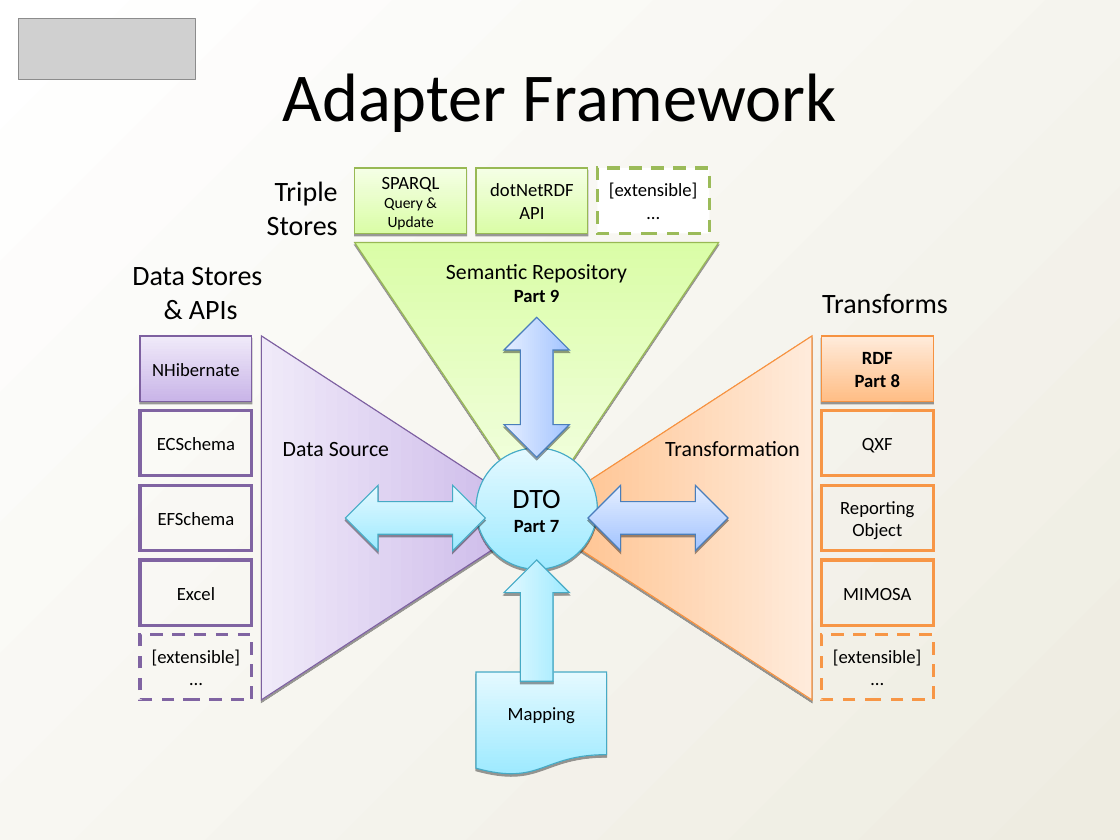
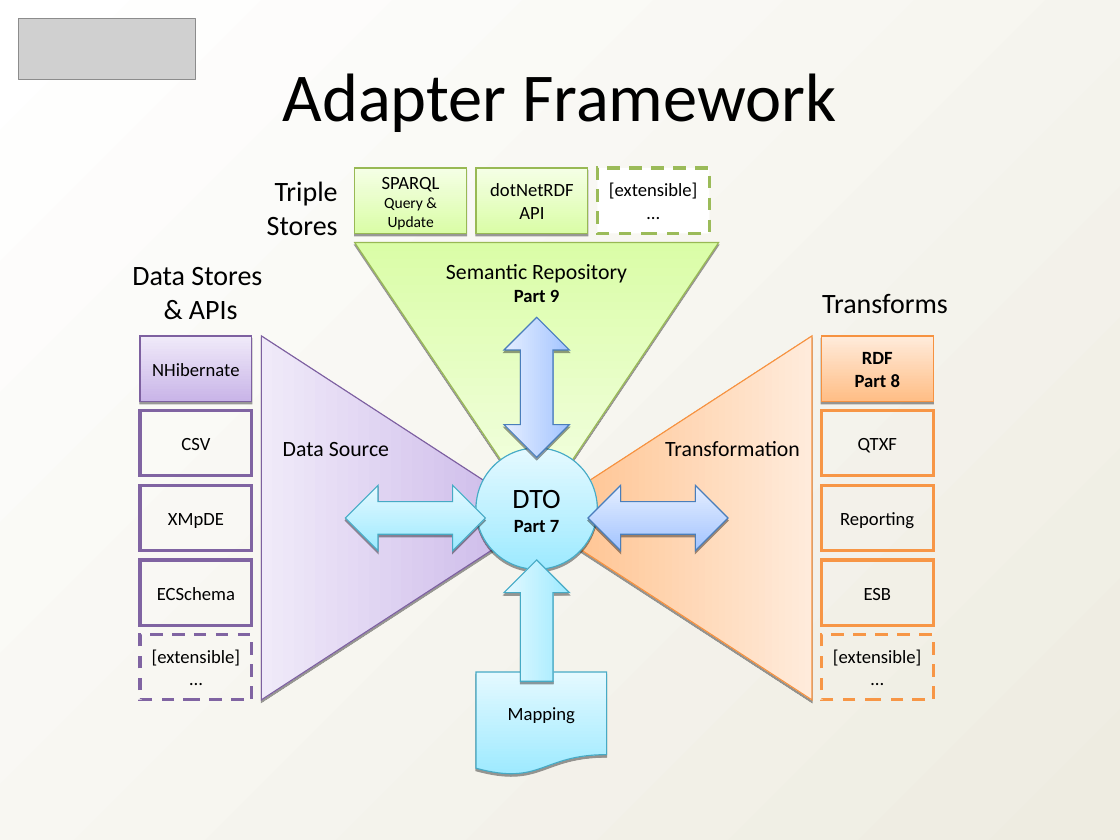
Before and after one commit to heyena/iring-tools, a slide deck: slide 10 of trunk/Documentation/iRINGTools_SDK_Overview_v1_3_0.ppt. Drawn at 1120x840 pixels with LibreOffice and Linux fonts; fonts in the diff are those of the drawing; grey boxes stand for pictures. Boxes give left, top, right and bottom in pixels: in the first picture for what was removed or moved away, otherwise in the second. Text is boxed around its words. In the diff, an @@ line names an element or a change of style, - is before the commit and + after.

```diff
--- a/trunk/Documentation/iRINGTools_SDK_Overview_v1_3_0.ppt
+++ b/trunk/Documentation/iRINGTools_SDK_Overview_v1_3_0.ppt
@@ text in rectangle at (181,438,210,450): text changed @@
-ECSchema
+CSV
@@ text in rectangle at (858,438,897,453): text changed @@
-QXF
+QTXF
@@ text in rectangle at (168,513,224,528): text changed @@
-EFSchema
+XMpDE
@@ text in rectangle at (840,512,914,529): text changed @@
-Reporting Object
+Reporting
@@ text in rectangle at (157,587,235,600): text changed @@
-Excel
+ECSchema
@@ text in rectangle at (864,588,892,600): text changed @@
-MIMOSA
+ESB
```
Also in this commit, not shown: 1 other slide changed, 1 other file.
